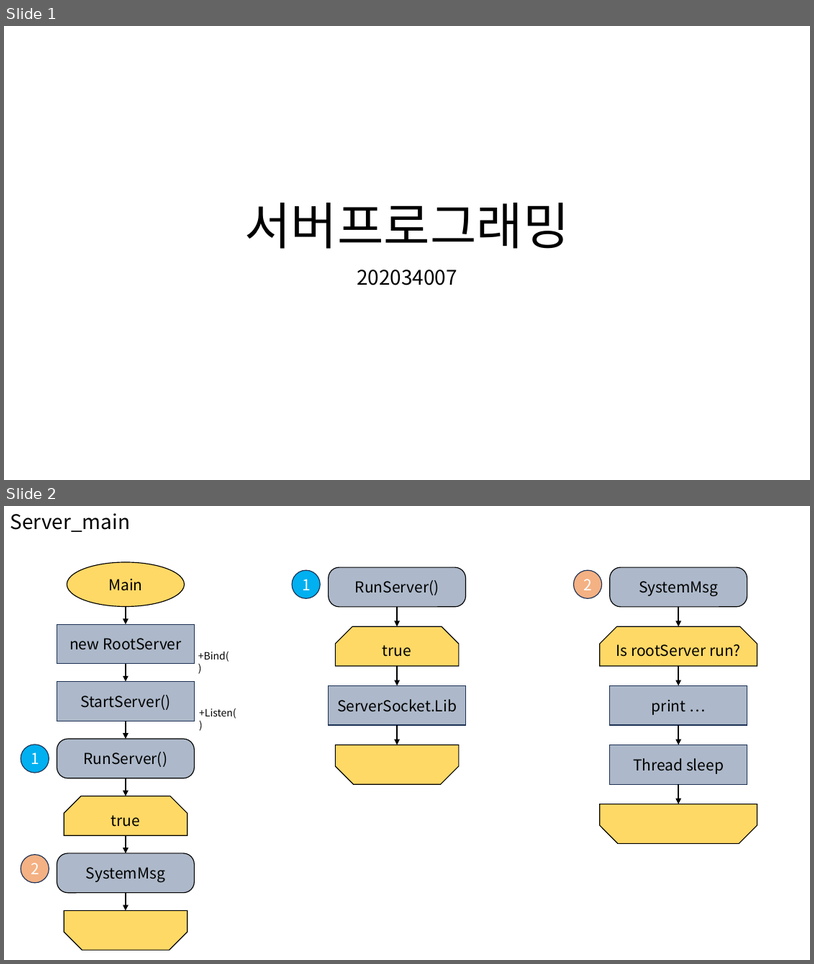
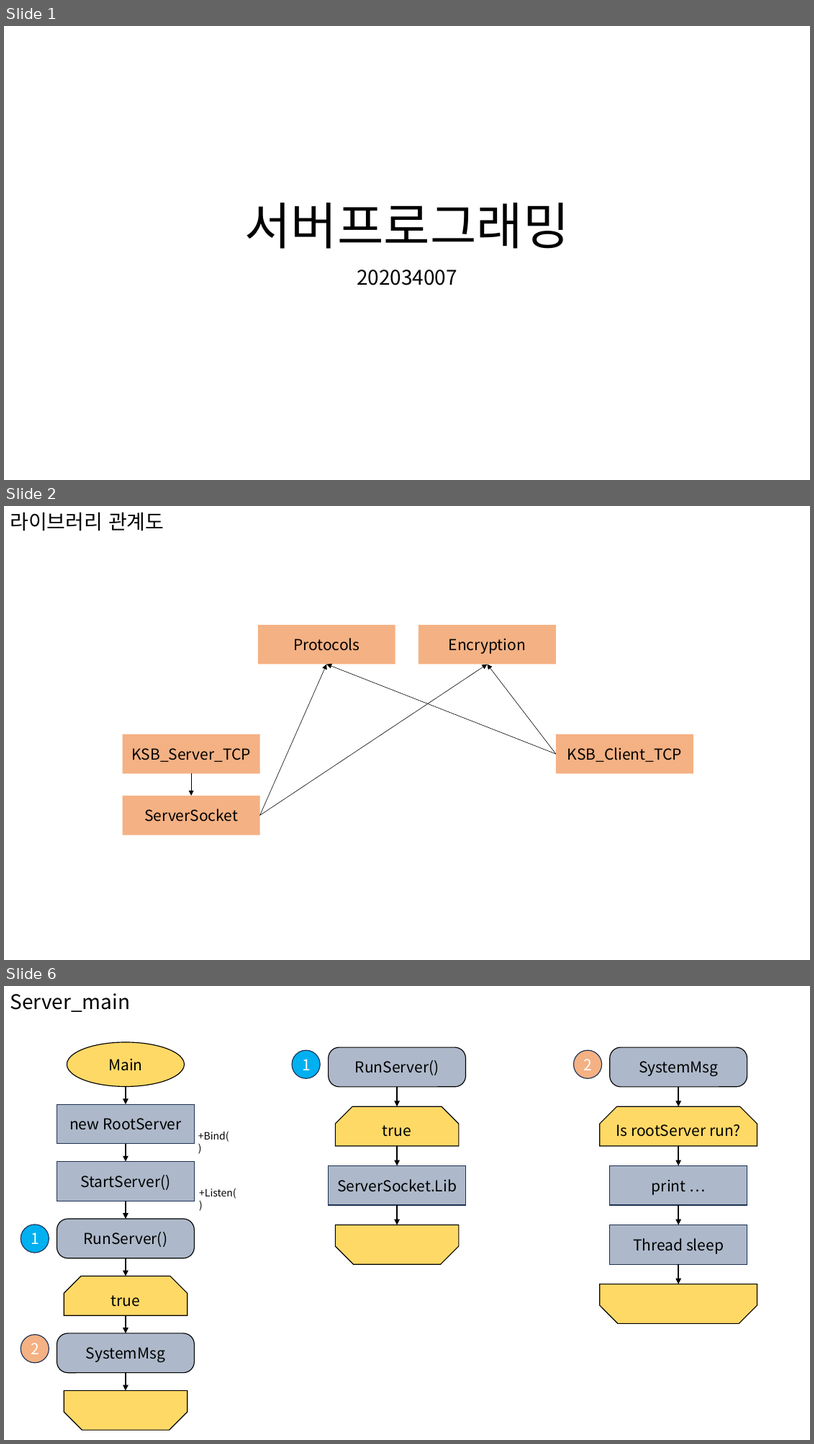
Before and after one commit to rlatjrqja/Server3, a slide deck: 서버프로그래밍.pptx. Shown one above the other, each under a label of ours: slides 1 and 2 before the commit, slides 1, 2 and 6 after it; the slides between them are not shown. The pictures are 814x964 and 814x1444 pixels, drawn with LibreOffice and Linux fonts; fonts in the diff are those of the drawing. Boxes give left, top, right and bottom in pixels: in the first picture for what was removed or moved away, otherwise in the second. Text is boxed around its words. In the diff, an @@ line names an element or a change of style, - is before the commit and + after.

```diff
--- a/서버프로그래밍.pptx
+++ b/서버프로그래밍.pptx
@@ slide 2 added at [4,506,810,960], background #FFFFFF @@
@@ title added at [10,512,164,531], 24 pt, text #000000 @@
+라이브러리 관계도
@@ rectangle added at [258,625,396,664], fill #F4B183, 18 pt, text #000000 @@
+Protocols
@@ rectangle added at [419,625,556,664], fill #F4B183, 18 pt, text #000000 @@
+Encryption
@@ arrow added from (260, 815) to (327, 664), #000000 0.5 pt @@
@@ arrow added from (260, 815) to (487, 664), #000000 0.5 pt @@
@@ arrow added from (556, 754) to (327, 664), #000000 0.5 pt @@
@@ arrow added from (556, 754) to (487, 664), #000000 0.5 pt @@
@@ rectangle added at [123,734,260,773], fill #F4B183, 18 pt, text #000000 @@
+KSB_Server_TCP
@@ rectangle added at [556,734,694,773], fill #F4B183, 18 pt, text #000000 @@
+KSB_Client_TCP
@@ arrow added from (191, 773) to (191, 795), #000000 0.5 pt @@
@@ rectangle added at [123,795,260,834], fill #F4B183, 18 pt, text #000000 @@
+ServerSocket
@@ what was slide 2 is now slide 6 @@
```
Also in this commit, not shown: 1 slide changed, 2 other slides added, 3 slides removed.
